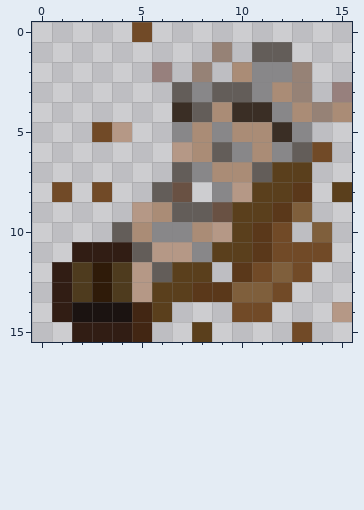
Pixel-art sprite: Objects/mask.png. Above, as it was before the edit.
The file is 16x16 pixels.
Once edited:
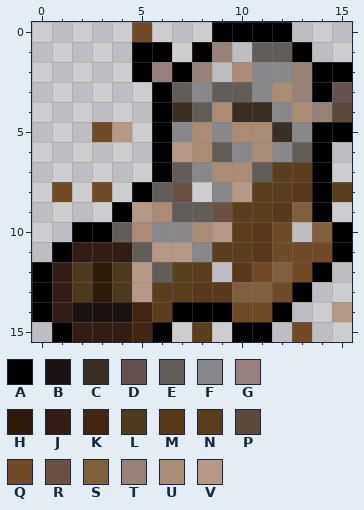
Palette (. is transparent): A #000000  B #1b1311  C #3a2e25  D #65524f  E #635d59  F #888789  G #97807d  H #2f1b09  J #311d14  K #422613  L #4e3b1e  M #5a381a  N #5a3f1c  P #5b493c  Q #714a27  R #695143  S #7f5f3c  T #968276  U #aa8c76  V #b59886
Edits made:
@@ x 0..15 @@
- 0 .....Q..........
- 1 .........T.EE...
- 2 ......G.T.UFFT..
- 3 .......EFEEFUT.G
- 4 .......CEUCCFUTU
- 5 ...QV..FUFUUCF..
- 6 .......VUEFUFEQ.
- 7 .......EFUUENN..
- 8 .Q.Q..ER.FVNNM.N
- 9 .....VUEERNNMS..
-10 ....EUFFUVNMQ.S.
-11 ..JJJEVVFNNMQQQ.
-12 .JLHLVENN.MQSQ..
-13 .JLHLVNNMMSSQ...
-14 .JBBBKN...QQ...V
-15 ..JJJK..N....Q..
+ 0 .....Q...AAAA...
+ 1 .....AA.AT.EEA..
+ 2 .....AGAT.UFFTAA
+ 3 ......AEFEEFUTAD
+ 4 ......ACEUCCFUTP
+ 5 ...QV.AFUFUUCFAA
+ 6 ......AVUEFUFEA.
+ 7 ......AEFUUENNA.
+ 8 .Q.Q.AER.FVNNMAN
+ 9 ....AVUEERNNMSA.
+10 ..AAEUFFUVNMQ.SA
+11 .AJJJEVVFNNMQQQA
+12 AJLHLVENN.MQSQA.
+13 AJLHLVNNMMSSQA..
+14 AJBBBKNAAAQQA..V
+15 .AJJJKA.N.AA.Q..
